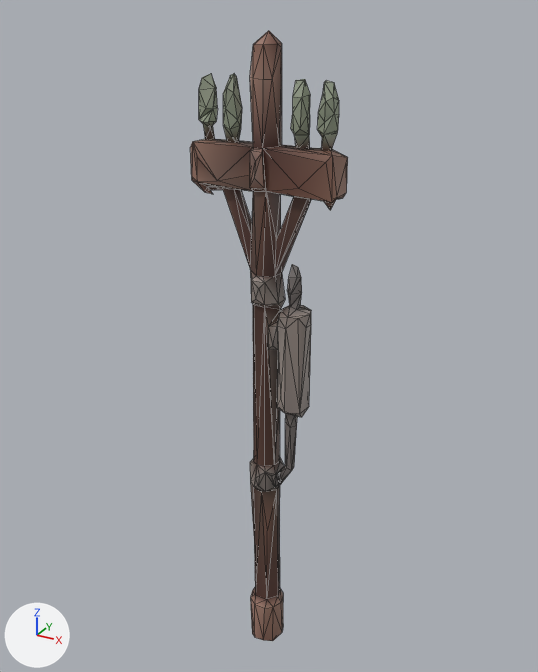
A saved change to the glTF model public/models/prop_pole.glb.
Both versions are drawn from a 50 mm lens placed at (3.94, -7.1, 8.2), pointed at (-0.08, 0.22, 4.54). Arrows for +X, +Y and +Z are at lower left; the lights stay in place. The first picture is the older version. Mesh edges are drawn as thin lines. Where no turn or scale is listed for an object, it has been applied to the vertices.

Before the edit, the objects in view are built like this:
```python
mat_material_0 = bpy.data.materials.new('Material_0')
mat_material_0.use_nodes = True; mat_material_0.node_tree.nodes.clear()
_N = mat_material_0.node_tree.nodes; _L = mat_material_0.node_tree.links
n0 = _N.new('ShaderNodeBsdfPrincipled'); n0.name = 'Principled BSDF'
n1 = _N.new('ShaderNodeOutputMaterial'); n1.name = 'Material Output'
n2 = _N.new('ShaderNodeVertexColor'); n2.name = 'Color Attribute'
_L.new(n0.outputs[0], n1.inputs[0])  # 'BSDF' to 'Surface'
_L.new(n2.outputs[0], n0.inputs[0])  # 'Color' to 'Base Color'
me_mesh_0 = bpy.data.meshes.new('Mesh_0')
me_mesh_0.from_pydata(...)  # 345 vertices, 700 faces; spans x -0.9..0.9, y -0.25..0.25, z -4.0..4.0
me_mesh_0.materials.append(mat_material_0)
ob_mesh_0 = bpy.data.objects.new('Mesh_0', me_mesh_0)
ob_mesh_0.location = (0.0, 0.0, 4.0)
```
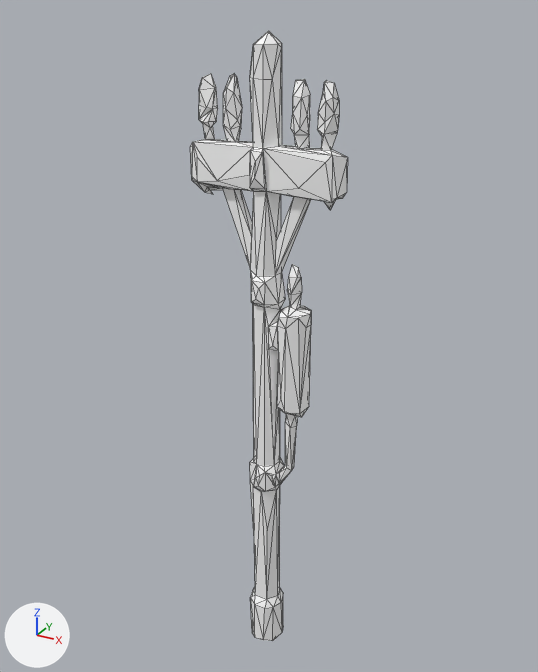
Edits to the bpy script that builds the scene:
```text
Change mat_material_0:
    where n0 = _N.new('ShaderNodeBsdfPrincipled'); n0.name = 'Principled BSDF'
    add n0.inputs[0].default_value = (1.0, 1.0, 1.0, 1.0)  # 'Base Color', white #ffffff
    remove n2 = _N.new('ShaderNodeVertexColor'); n2.name = 'Color Attribute'
    remove _L.new(n2.outputs[0], n0.inputs[0])  # 'Color' to 'Base Color'
```

Location of each change, [x1, y1, x2, y2] in pixels of the pictures (538 x 672 px):
'Mesh_0', recoloured (lighter): [190, 31, 348, 641] in both
